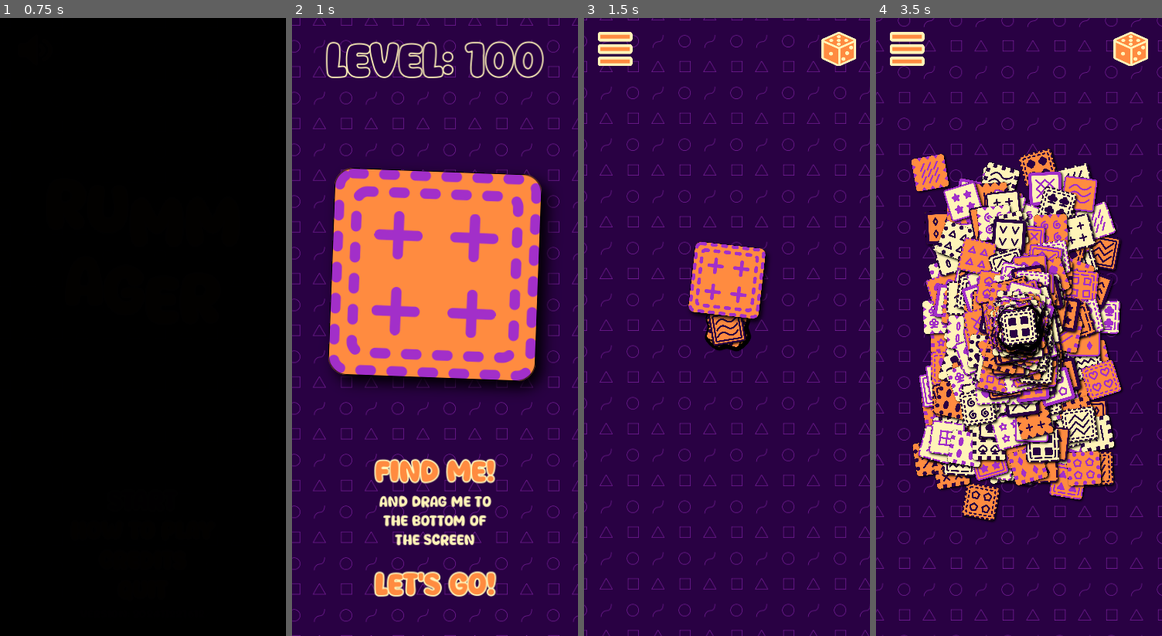
Above: before the commit, frames 1-4 (left to right).
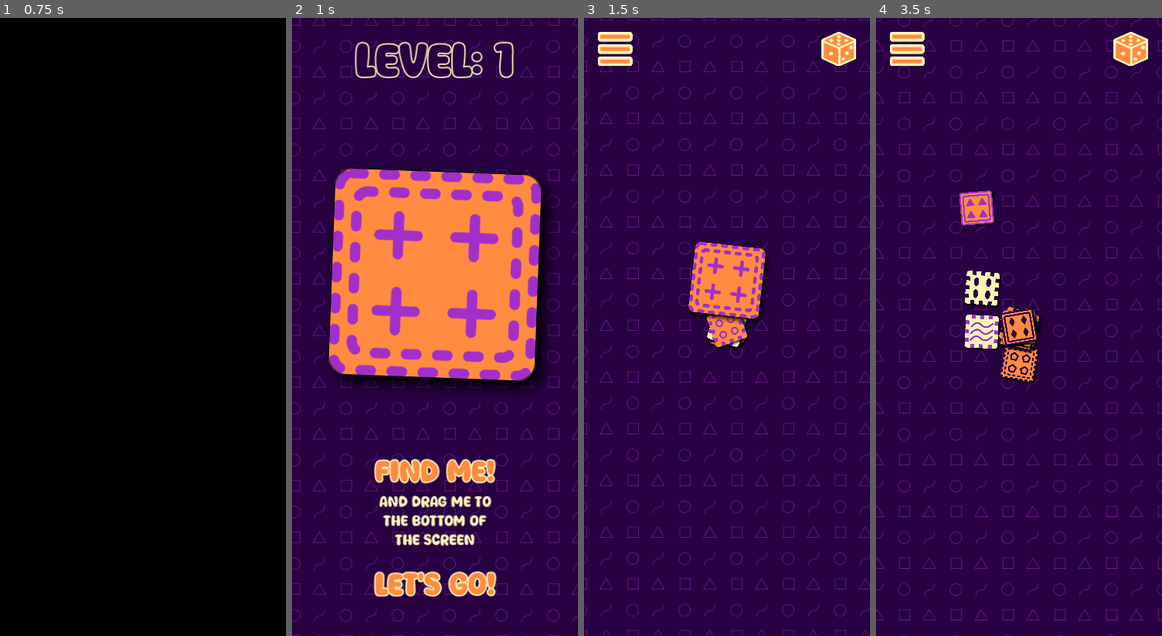
Above: after the commit, the same moments.

Repository: magopian/rummager
Game: Godot game, scene res://start_menu.tscn
Two runs of this game, one before a commit and one after it. Both use one fixed random seed, a clock stepped at 60 frames per second and the inputs below. Sound files missing from this copy of the repository are replaced by a short silence.
Inputs (mouse positions are in pixels of both pictures, inside the frame that each line leads up to):
- Up to frame 1 (0.75 s): click "START" at 0.5 s
- Up to frame 2 (1 s): no input
- Up to frame 3 (1.5 s): click (727, 327) at 1.27 s
- Up to frame 4 (3.5 s): click (1130, 48) at 2 s; click "Let's go!" at 2.75 s

Frame 1 is identical in both runs. In frame 2, 2.0% of the frame differs, in the area x 11-89%, y 3-10%; in frame 3, 0.5%; in frame 4, 30%, in the area x 12-87%, y 21-82%.

Commit message:
Randomize the cards before shuffling them on the screen

Diff:
--- a/game.gd
+++ b/game.gd
@@ -37,7 +37,7 @@
 
 
 func _ready() -> void:
-	Global.level = 100
+	# Setup
 	Global.slide_off_screen(menu, 0)  # Move the menu out of the screen
 	zones.slide_out(0)
 	fade_transition.show()
@@ -46,16 +46,21 @@
 	pick_me_canvas_layer.button_pressed.connect(_on_lets_go_button_pressed)
 	lets_go_button.button_pressed.connect(_on_lets_go_button_pressed)
 	timer.timeout.connect(zoom_in)
+
+	# Instantiate cards
 	var all_permutations: Array[Dictionary] = get_all_permutations()
 	all_permutations.shuffle()
 	var level_num_cards: int = Global.level * num_cards
 	# Make sure we never try to instantiate more cards than we have.
 	var total_num_cards: int = min(level_num_cards, all_permutations.size())
-	for i in range(total_num_cards):
+	var instantiated_cards: Array[Card] = []
+	for _i in range(total_num_cards):
 		var card: Card = new_card(all_permutations)
+		instantiated_cards.append(card)
+	card_to_find = instantiated_cards[0]
+	instantiated_cards.shuffle()
+	for card in instantiated_cards:
 		cards.add_child(card)
-		if i == 0:
-			card_to_find = card
 	pick_me_canvas_layer.show()
 	display_card_to_find()
 	await fade_transition.fade_in()
